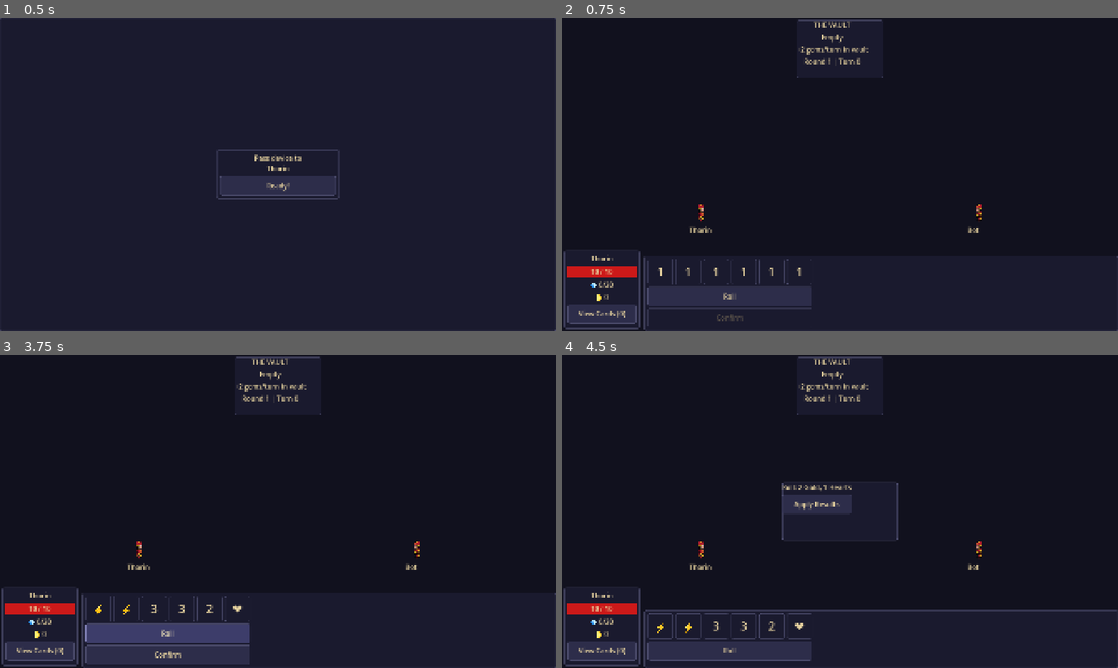
Above: before the commit, frames 1-4 (two rows, left to right).
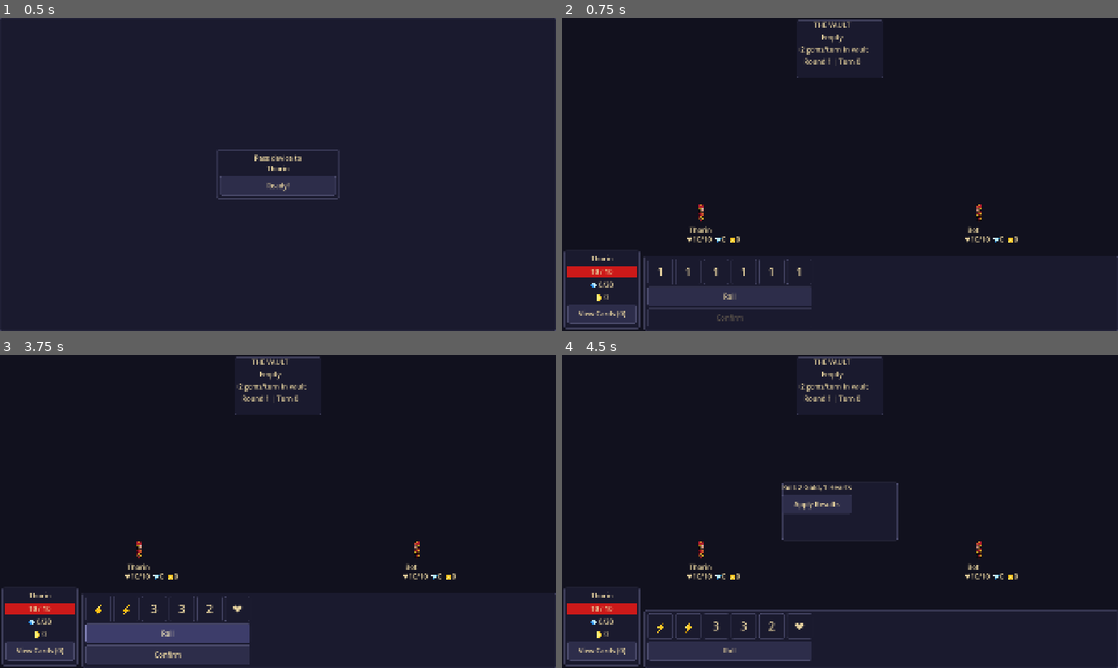
Above: after the commit, the same moments.

Repository: bogus998/KingOfTheHill
Game: Godot game, scene res://scenes/game/main_game.tscn
Two runs of this game, one before a commit and one after it. Both use one fixed random seed, a clock stepped at 60 frames per second and the inputs below. This scene is started directly instead of the project's main scene.
Inputs:
- Up to frame 1 (0.5 s): no input
- Up to frame 2 (0.75 s): click "Ready!" at 0.5 s
- Up to frame 3 (3.75 s): click "View Cards (0)" at 1.25 s; click "Roll" at 2 s; click "View Cards (0)" at 2.75 s; click "Roll" at 3.5 s
- Up to frame 4 (4.5 s): click "Confirm" at 4.25 s

Frame 1 is identical in both runs. In frame 2, 0.2% of the frame differs, in the area x 22-82%, y 69-72%; in frame 3, 0.2%; in frame 4, 0.2%.

Commit message:
Add per-player stats labels to game board characters
Each character now shows HP/max, gems, and gold directly on the board
below the name label, updated reactively via PlayerManager signals.

Co-Authored-By: Claude Sonnet 4.6 <noreply@anthropic.com>

Diff:
--- a/scenes/game/main_game.tscn
+++ b/scenes/game/main_game.tscn
@@ -33,6 +33,11 @@
 horizontal_alignment = 1
 text = ""
 
+[node name="StatsLabel" type="Label" parent="World/Characters/Character0"]
+position = Vector2(-50, 72)
+horizontal_alignment = 1
+text = ""
+
 [node name="Character1" type="AnimatedSprite2D" parent="World/Characters"]
 position = Vector2(1440, 675)
 script = ExtResource("2_char")
@@ -40,6 +45,11 @@
 
 [node name="NameLabel" type="Label" parent="World/Characters/Character1"]
 position = Vector2(-40, 40)
+horizontal_alignment = 1
+text = ""
+
+[node name="StatsLabel" type="Label" parent="World/Characters/Character1"]
+position = Vector2(-50, 72)
 horizontal_alignment = 1
 text = ""
 
@@ -53,6 +63,11 @@
 horizontal_alignment = 1
 text = ""
 
+[node name="StatsLabel" type="Label" parent="World/Characters/Character2"]
+position = Vector2(-50, 72)
+horizontal_alignment = 1
+text = ""
+
 [node name="Character3" type="AnimatedSprite2D" parent="World/Characters"]
 position = Vector2(1440, 405)
 script = ExtResource("2_char")
@@ -60,6 +75,11 @@
 
 [node name="NameLabel" type="Label" parent="World/Characters/Character3"]
 position = Vector2(-40, 40)
+horizontal_alignment = 1
+text = ""
+
+[node name="StatsLabel" type="Label" parent="World/Characters/Character3"]
+position = Vector2(-50, 72)
 horizontal_alignment = 1
 text = ""
 
--- a/scripts/characters/character_controller.gd
+++ b/scripts/characters/character_controller.gd
@@ -19,6 +19,7 @@
 @export var player_index: int = 0
 
 @onready var _name_label: Label = $NameLabel
+@onready var _stats_label: Label = $StatsLabel
 
 var _base_position: Vector2
 var _tween: Tween
@@ -30,11 +31,16 @@
 	PlayerManager.players_setup.connect(_on_players_setup)
 	PlayerManager.position_changed.connect(_on_position_changed)
 	PlayerManager.player_eliminated.connect(_on_player_eliminated)
+	PlayerManager.player_damaged.connect(_on_stat_changed_2)
+	PlayerManager.player_healed.connect(_on_stat_changed_2)
+	PlayerManager.gold_changed.connect(_on_stat_changed_2)
+	PlayerManager.player_respawned.connect(_on_stat_changed_1)
 	_refresh_visibility()
 	if visible:
 		_update_facing()
 	_base_position = position
 	_update_name_label()
+	_update_stats_label()
 
 
 func _exit_tree() -> void:
@@ -44,6 +50,14 @@
 		PlayerManager.position_changed.disconnect(_on_position_changed)
 	if PlayerManager.player_eliminated.is_connected(_on_player_eliminated):
 		PlayerManager.player_eliminated.disconnect(_on_player_eliminated)
+	if PlayerManager.player_damaged.is_connected(_on_stat_changed_2):
+		PlayerManager.player_damaged.disconnect(_on_stat_changed_2)
+	if PlayerManager.player_healed.is_connected(_on_stat_changed_2):
+		PlayerManager.player_healed.disconnect(_on_stat_changed_2)
+	if PlayerManager.gold_changed.is_connected(_on_stat_changed_2):
+		PlayerManager.gold_changed.disconnect(_on_stat_changed_2)
+	if PlayerManager.player_respawned.is_connected(_on_stat_changed_1):
+		PlayerManager.player_respawned.disconnect(_on_stat_changed_1)
 
 
 static func _ensure_frames() -> void:
@@ -114,6 +128,7 @@
 	if visible:
 		_update_facing()
 	_update_name_label()
+	_update_stats_label()
 
 
 func _update_name_label() -> void:
@@ -124,6 +139,25 @@
 		_name_label.visible = false
 
 
+func _update_stats_label() -> void:
+	if player_index >= PlayerManager.players.size():
+		_stats_label.visible = false
+		return
+	var data: PlayerData = PlayerManager.players[player_index]
+	_stats_label.text = "♥%d/%d  💎%d  🪙%d" % [data.health, data.max_health, data.gems, data.gold]
+	_stats_label.visible = true
+
+
+func _on_stat_changed_2(idx: int, _val: int) -> void:
+	if idx == player_index:
+		_update_stats_label()
+
+
+func _on_stat_changed_1(idx: int) -> void:
+	if idx == player_index:
+		_update_stats_label()
+
+
 func _on_player_eliminated(idx: int) -> void:
 	if idx == player_index:
 		visible = false
